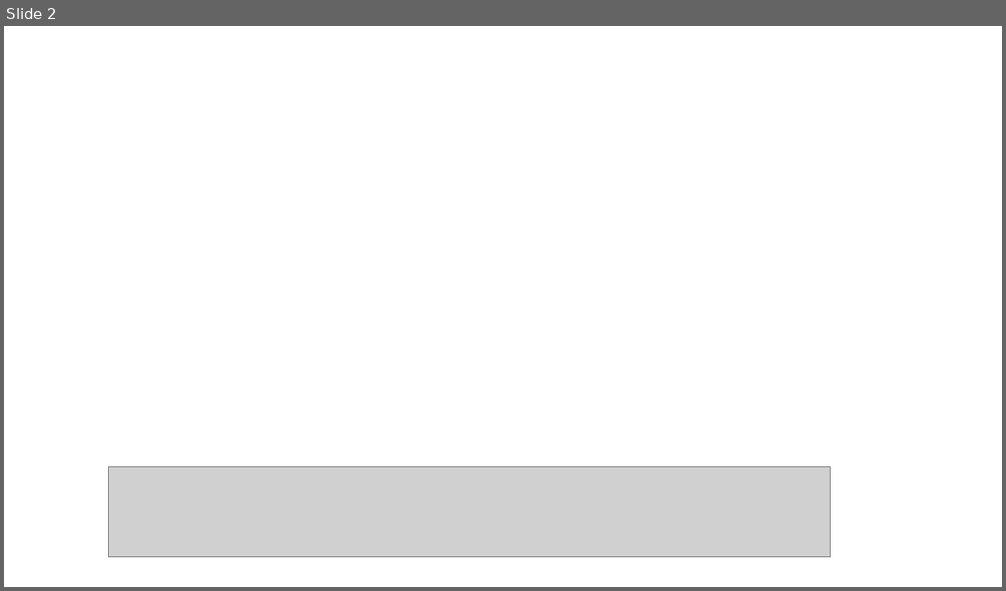
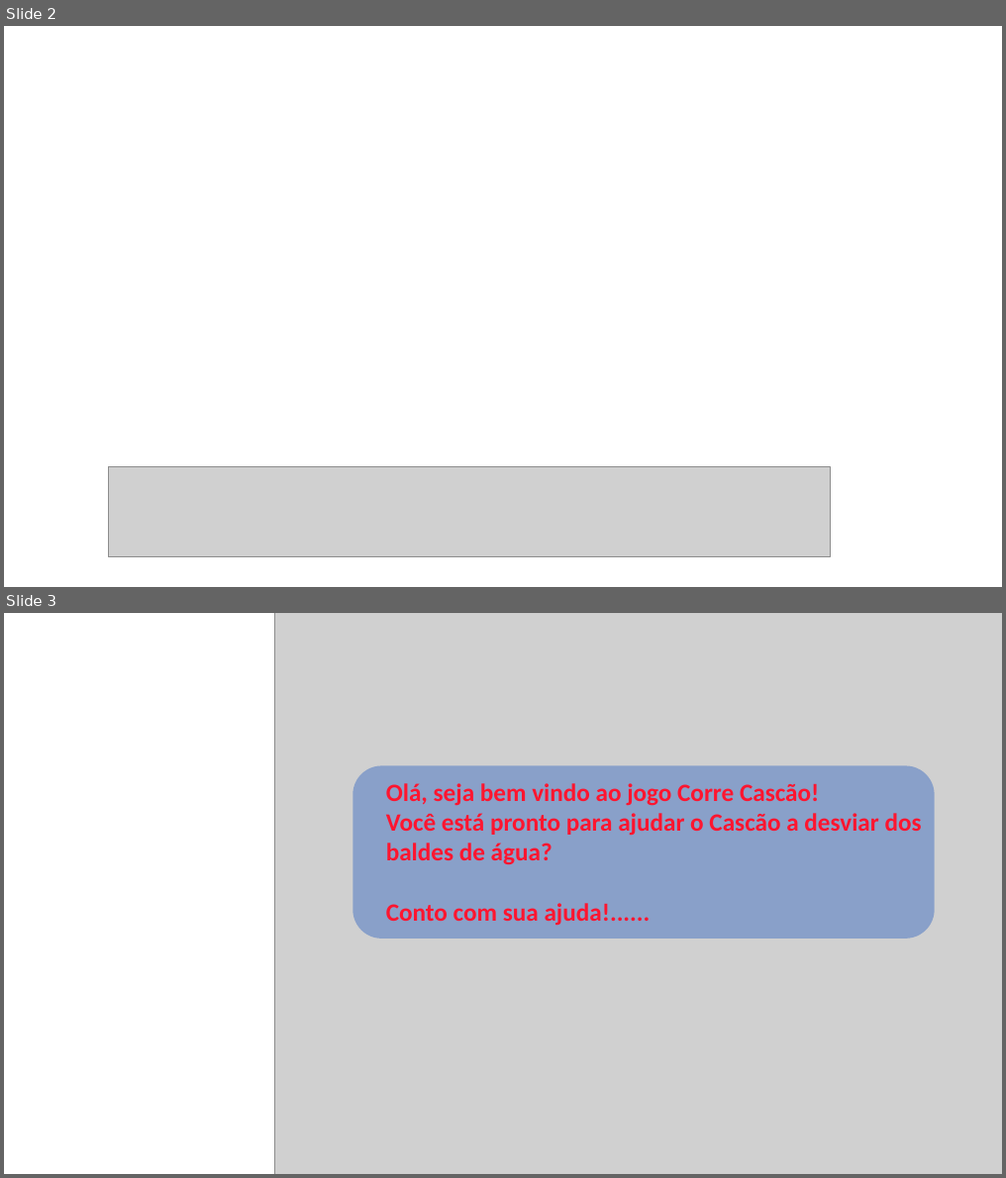
Before and after one commit to alistonroier/Fundamentos, a slide deck: assets/Apresentação1.pptx. Shown one above the other, each under a label of ours: slide 2 before the commit, slides 2 and 3 after it. The pictures are 1006x591 and 1006x1178 pixels, drawn with LibreOffice and Linux fonts; fonts in the diff are those of the drawing; grey boxes stand for pictures; background and template pictures are left out. Boxes give left, top, right and bottom in pixels: in the first picture for what was removed or moved away, otherwise in the second. Text is boxed around its words. In the diff, an @@ line names an element or a change of style, - is before the commit and + after.

Commit message:
Inserido introdução antes do jogo

```diff
--- a/assets/Apresentação1.pptx
+++ b/assets/Apresentação1.pptx
@@ slide 3 added at [4, 613, 1002, 1174], background #FFFFFF @@
@@ picture added at [274, 613, 1002, 1174] @@
@@ rounded rectangle added at [352, 765, 935, 939], fill #4472C4 at 50% opacity @@
@@ text added at [386, 783, 922, 925], 24 pt, text #FF152F, bold @@
+Olá, seja bem vindo ao jogo Corre Cascão!
+Você está pronto para ajudar o Cascão a desviar dos baldes de água?
+Conto com sua ajuda!......
```
Also in this commit, not shown: 1 slide removed, 5 other files.
